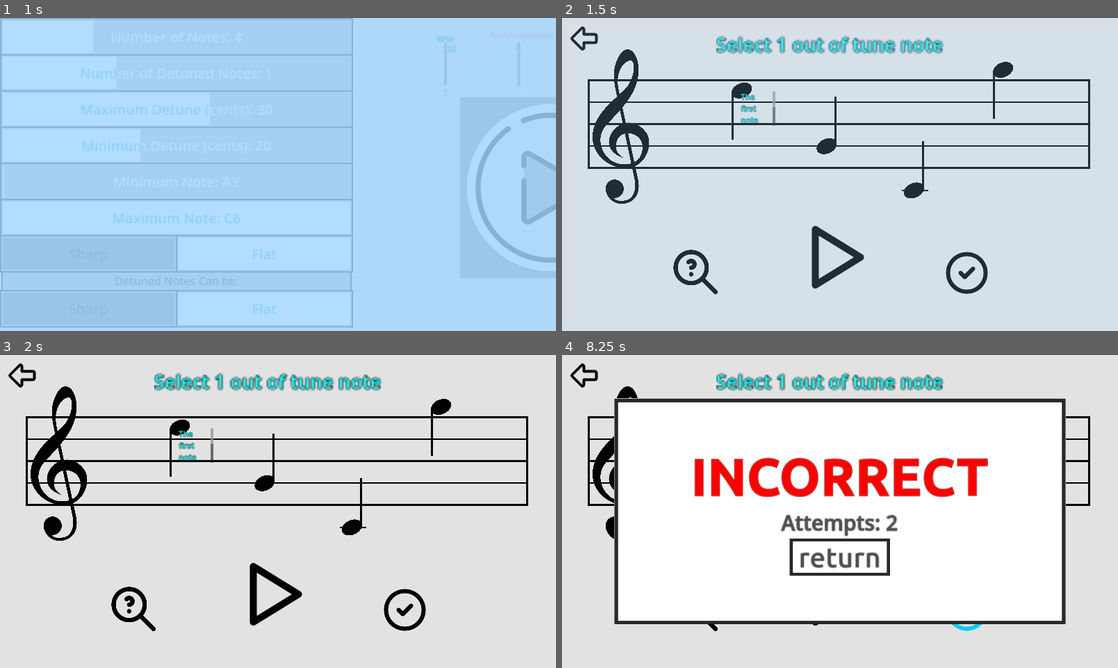
Above: before the commit, frames 1-4 (two rows, left to right).
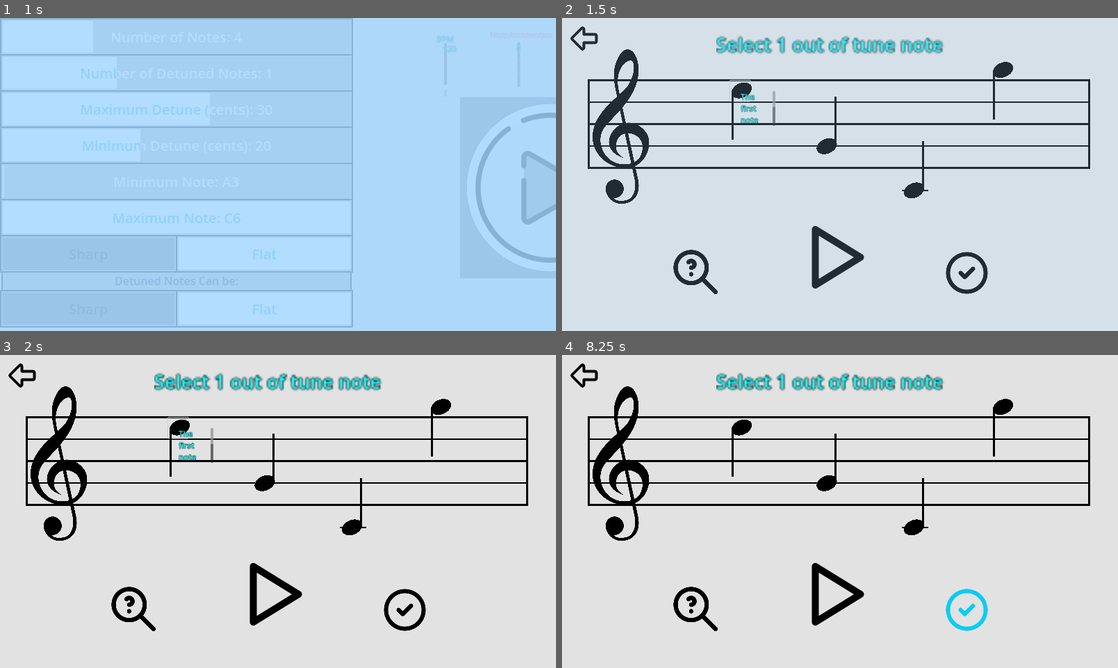
Above: after the commit, the same moments.

Repository: Sniggiho/COMP225-Reluna
Game: Godot game, scene res://Scenes/FreeplaySettingsMenu/FreeplaySettingsMenu.tscn
Two runs of this game, one before a commit and one after it. Both use one fixed random seed, a clock stepped at 60 frames per second and the inputs below. This scene is started directly instead of the project's main scene.
Inputs (mouse positions are in pixels of both pictures, inside the frame that each line leads up to):
- Up to frame 1 (1 s): click (550, 187) at 0.5 s
- Up to frame 2 (1.5 s): click (739, 89) at 1.27 s
- Up to frame 3 (2 s): no input
- Up to frame 4 (8.25 s): click (739, 426) at 2.02 s; click (834, 592) at 2.75 s; click (834, 592) at 3.5 s; click (967, 608) at 4.25 s; click (695, 608) at 5 s; click (584, 376) at 5.77 s; click "return" at 6.5 s; tap Enter (ui_accept) at 7.25, 8.1 s; move the mouse to (873, 383) at 7.27 s; hold Right (ui_right) 7.28-8.03 s; hold Enter (ui_accept) 7.28-8.03 s; move the mouse to (728, 527) at 8.02 s; hold Down (ui_down) from 8.03 s (still down)

Frame 1 is identical in both runs. In frame 2, less than 0.1% of the frame differs, in the area x 30-82%, y 14-58%; in frame 3, less than 0.1%; in frame 4, 58%, in the area x 9-91%, y 13-86%.

Commit message:
changed notes to control nodes, completed button navigation within firstScene

Diff:
--- a/Project/Scenes/Feedback.gd
+++ b/Project/Scenes/Feedback.gd
@@ -1,5 +1,8 @@
 extends Window
 var attempts
+@onready var returnButton = $PanelContainer/CenterContainer/MarginContainer/VBoxContainer/HBoxContainer/ReturnButton
+@onready var nextButton = $PanelContainer/CenterContainer/MarginContainer/VBoxContainer/HBoxContainer/NextButton
+
 # Called when the node enters the scene tree for the first time.
 func _ready():
 	pass # Replace with function body.
@@ -7,12 +10,19 @@
 func _input(event):
 	if event.is_action_pressed("ui_cancel"):
 		SceneTransition.change_scene("res://Scenes/firstScene.tscn")
+	if returnButton.visible and (event.is_action_pressed("ui_left") or event.is_action_pressed("ui_right") or event.is_action_pressed("ui_down") or event.is_action_pressed("ui_up")):
+		returnButton.grab_focus()
+	if nextButton.visible and (event.is_action_pressed("ui_left") or event.is_action_pressed("ui_right") or event.is_action_pressed("ui_down") or event.is_action_pressed("ui_up")):
+		nextButton.grab_focus()
+	if returnButton.has_focus() and event.is_action_pressed("ui_accept"):
+		hide()
+	if nextButton.has_focus() and event.is_action_pressed("ui_accept"):
+		hide()
+		get_node("../LevelManager")._reset()
+
 # Called every frame. 'delta' is the elapsed time since the previous frame.
 func _process(delta):
 	pass
-
-
-
 
 
 func _on_check_button_pressed():
@@ -23,7 +33,5 @@
 	hide()
 
 
-
-
 func _on_next_button_pressed():
 	hide()
--- a/Project/Scenes/FreeplaySettingsMenu/FreeplaySettingsMenu.tscn
+++ b/Project/Scenes/FreeplaySettingsMenu/FreeplaySettingsMenu.tscn
@@ -125,7 +125,6 @@
 minActualValue = 5
 maxActualValue = 50
 height = 100.0
-positiveTextColor = Color(0.164706, 0.717647, 0.921569, 1)
 
 [node name="MinDetuneCents" parent="NotesSettings" instance=ExtResource("18_2jqco")]
 custom_minimum_size = Vector2(0, 100)
--- a/Project/Scenes/Note/Note.gd
+++ b/Project/Scenes/Note/Note.gd
@@ -1,4 +1,4 @@
-extends Node2D
+extends Control
 class_name Note
 
 @export var detuneCents := 0 # the number of cents out of tune
@@ -27,8 +27,12 @@
 	pass
 
 # Called every frame. 'delta' is the elapsed time since the previous frame.
-func _process(_delta):
+func _process(delta):
 	focusedNote()
+
+func _input(event):
+	if self.has_focus() and event.is_action_pressed("ui_accept"):
+		selected = ! selected
 
 func centsToRatio(cents) -> float:
 	return pow(2, cents/1200.0)
@@ -154,7 +158,7 @@
 		_timerDeleteRoutine()
 
 func focusedNote() -> void:
-	if $Button.has_focus():
+	if self.has_focus():
 		sprite.modulate = focusedColor
 	else:
 		_changeColor()
--- a/Project/Scenes/Note/note.tscn
+++ b/Project/Scenes/Note/note.tscn
@@ -47,10 +47,14 @@
 [sub_resource type="RectangleShape2D" id="RectangleShape2D_q24im"]
 size = Vector2(59.75, 59.5)
 
-[node name="Note" type="Node2D"]
+[node name="Note" type="Control"]
+layout_mode = 3
+anchors_preset = 0
+focus_mode = 2
 script = ExtResource("1_2wmyl")
 
 [node name="Button" type="Button" parent="."]
+layout_mode = 1
 anchors_preset = -1
 anchor_left = 0.5
 anchor_right = 0.5
@@ -63,7 +67,6 @@
 grow_vertical = 2
 size_flags_horizontal = 4
 size_flags_vertical = 4
-focus_mode = 0
 action_mode = 0
 flat = true
 
--- a/Project/Scenes/firstScene.gd
+++ b/Project/Scenes/firstScene.gd
@@ -5,15 +5,11 @@
 @onready var hintButton = $HintButton
 @onready var checkButton = $CheckButton
 @onready var middleNote = len(GLevelData.notes) / 2
-@onready var currNote = middleNote
 @onready var notes = $LevelManager.getTuneCreator().getListOfNotes()
 var attempts
 var firstFocused = false
 func _ready():
-	#give focus to the middle note
-	playButton.focus_neighbor_top = playButton.get_path_to(returnButton)
-	returnButton.focus_neighbor_bottom = returnButton.get_path_to(playButton)
-
+	setUpFocusNeighbors()
 
 ## change to previous scene when escape button is hit
 func _input(event):
@@ -23,32 +19,20 @@
 		firstFocused = true
 		playButton.grab_focus()
 
-
 func _on_play_button_pressed():
 	$MusicStaff.playBar.play()
+
 func numAttempts() -> int:
 	return 1
 
-
-
-func navigateBetweenNotes(event) -> void:
-	## set left and right neighbor
-	## if they are out of bounds of the note array
-	## make sure that the focus does not change
-	#if focus is on the music bar
-	if !playButton.has_focus() and !returnButton.has_focus() and !hintButton.has_focus() and !checkButton.has_focus():
-		if event.is_action_pressed("ui_left") and currNote != 0:
-			#update currNote and give focus to it
-			currNote = currNote - 1
-			notes[currNote].get_node('Button').grab_focus()
-			print(notes[currNote].get_node('Button').grab_focus())
-		# check for being at the right bound
-		if event.is_action_pressed("ui_right") and currNote != len(notes)-1:
-			#update currNote and give focus to it
-			currNote = currNote + 1
-			notes[currNote].get_node('Button').grab_focus()
-			print(notes[currNote].get_node('Button').grab_focus())
-		if event.is_action_pressed("ui_up"):
-			returnButton.grab_focus()
-		if event.is_action_pressed("ui_down"):
-			playButton.grab_focus()
+func setUpFocusNeighbors() -> void:
+	playButton.focus_neighbor_top = playButton.get_path_to(notes[middleNote])
+	notes[middleNote].focus_neighbor_bottom = notes[middleNote].get_path_to(playButton)
+	returnButton.focus_neighbor_bottom = returnButton.get_path_to(notes[middleNote])
+	for i in len(notes) - 1:
+		notes[i].focus_neighbor_right = notes[i].get_path_to(notes[i+1])
+	for i in range(1, len(notes)):
+		notes[i].focus_neighbor_left = notes[i].get_path_to(notes[i-1])
+	for i in len(notes):
+		notes[i].focus_neighbor_top = notes[i].get_path_to(returnButton)
+		notes[i].focus_neighbor_bottom = notes[i].get_path_to(playButton)
--- a/Project/Scenes/firstScene.tscn
+++ b/Project/Scenes/firstScene.tscn
@@ -109,13 +109,16 @@
 anchor_bottom = 1.0
 grow_horizontal = 2
 grow_vertical = 2
+focus_mode = 2
 theme_type_variation = &"popupPanel"
 
 [node name="CenterContainer" type="CenterContainer" parent="Feedback/PanelContainer"]
 layout_mode = 2
+focus_mode = 2
 
 [node name="MarginContainer" type="MarginContainer" parent="Feedback/PanelContainer/CenterContainer"]
 layout_mode = 2
+focus_mode = 2
 theme_override_constants/margin_left = 15
 theme_override_constants/margin_top = 10
 theme_override_constants/margin_right = 15
@@ -123,6 +126,7 @@
 
 [node name="VBoxContainer" type="VBoxContainer" parent="Feedback/PanelContainer/CenterContainer/MarginContainer"]
 layout_mode = 2
+focus_mode = 2
 alignment = 1
 
 [node name="Correct" type="RichTextLabel" parent="Feedback/PanelContainer/CenterContainer/MarginContainer/VBoxContainer"]
@@ -158,6 +162,7 @@
 
 [node name="HBoxContainer" type="HBoxContainer" parent="Feedback/PanelContainer/CenterContainer/MarginContainer/VBoxContainer"]
 layout_mode = 2
+focus_mode = 2
 theme_override_constants/separation = 700
 alignment = 1
 
--- a/Project/projectTheme.tres
+++ b/Project/projectTheme.tres
@@ -60,6 +60,7 @@
 menuButton/fonts/font = ExtResource("1_q22qy")
 popupButtons/base_type = &"Button"
 popupButtons/colors/font_color = Color(0.305882, 0.305882, 0.305882, 1)
+popupButtons/colors/font_focus_color = Color(0.0862745, 1, 1, 1)
 popupButtons/colors/font_hover_color = Color(0.0862745, 1, 1, 1)
 popupButtons/font_sizes/font_size = 80
 popupButtons/fonts/font = ExtResource("1_q22qy")
Not shown: 1 places in Project/Scenes/Note/note.tscn that only renumber resources
